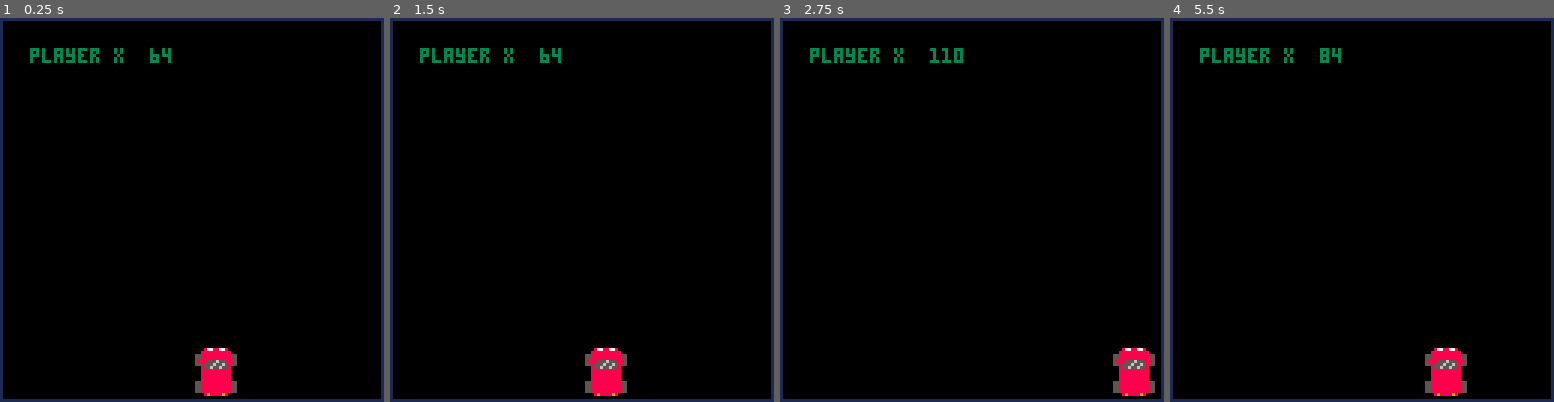
Above: before the commit, frames 1-4 (left to right).
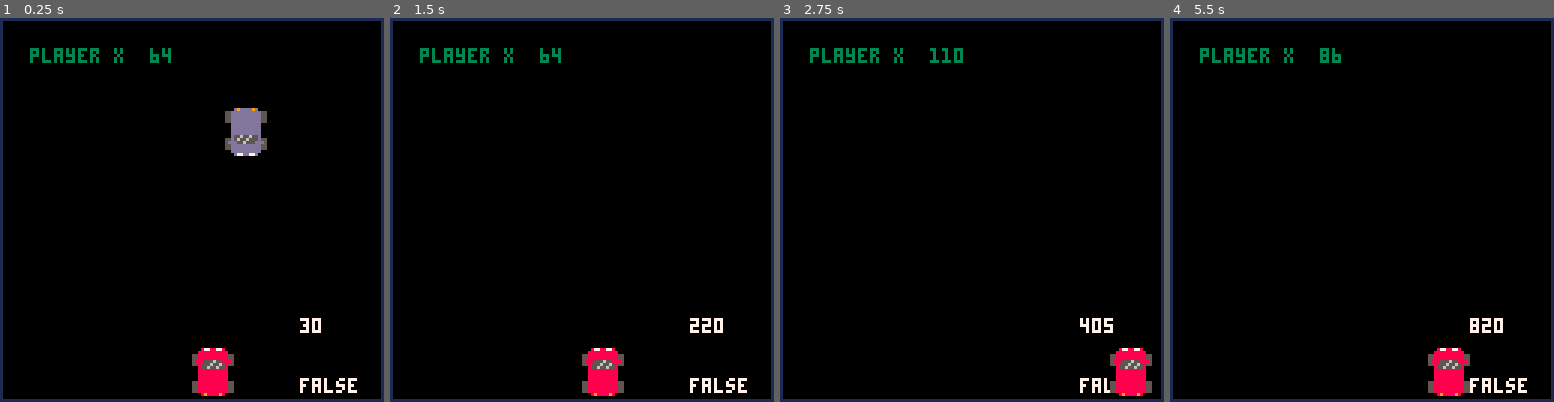
Above: after the commit, the same moments.

Repository: rogmed/pico1
Game: PICO-8 cartridge juego1.p8
Two runs of this game, one before a commit and one after it. Both use one fixed random seed, a clock stepped at 60 frames per second and the inputs below.
Inputs:
- Up to frame 1 (0.25 s): no input
- Up to frame 2 (1.5 s): no input
- Up to frame 3 (2.75 s): hold Right 1.6-2.1 s; hold Right from 2.47 s (still down)
- Up to frame 4 (5.5 s): release Right at 3.03 s; hold Left 3.08-3.58 s; hold Right 4.02-4.68 s; hold Left from 5.08 s (still down)

The runs differ from the first frame. In frame 1, 2.0% of the frame differs, in the area x 50-93%, y 23-99%; in frame 2, 0.9%; in frame 3, 0.8%; in frame 4, 1.0%.

Commit message:
Player is an object
Transformed player into its own object with attributes:
- sprite: containing x and y position of upper left corner, width and height of sprite to be used in the sspr() line.
- xpos
- ypos

Variables have been renamed to be more consistent and similar to enemy object (player.xpos, player.ypos)

One sspr() line has replaced the previous four spr lines.

Car now moves to the right border up to 1 pixel distance, same as the left border.

Collision object has been modified so it doesn't return TRUE wrongly once the enemy has left the screen.

Diff:
--- a/juego1.p8
+++ b/juego1.p8
@@ -2,32 +2,93 @@
 version 29
 __lua__
 function _init()
--- posicion inicial de jugador
-player_x=64
-player_y=110 -- este valor va a ser fijo y no se verれく afectado por movimiento
+ --empty
 end
 
 function _update()
--- movimiento de jugador en eje x
-
-    if btn(➡️) and player_x<110 then
-        player_x+=2
-    end
-    if btn(⬅️) and player_x>3 then
-        player_x-=2
-    end
+ player:update()
+ enemy:update()
 end
 
 function _draw()
-cls()
-print("player x",10,10,3) --debug player x
-print(player_x,50,10,3)
-rect(0,0,127,127,1)
-spr(1,player_x,player_y)
-spr(2,player_x+8,player_y)
-spr(17,player_x,player_y+8)
-spr(18,player_x+8,player_y+8)
+ cls()
+
+ -- debugger player.xpos
+ print("player x",10,10,3)
+ print(player.xpos,50,10,3)
+
+ -- debugger colision detect
+ print(enemy.ypos,100,100,7)
+ print(_colision(),100,120,7)
+
+ player:draw()
+ enemy:draw()
 end
+
+-->8
+-- game object
+
+enemy = {
+ sprite = {46,62} ,
+	xpos = flr(rnd(100) +1),
+	ypos= -10,
+
+ update = function(self)
+ self.ypos += 5
+ end,
+
+ draw = function(self)
+		spr(self.sprite[1],self.xpos,self.ypos)
+		spr(self.sprite[1] +1 ,self.xpos +8 ,self.ypos)
+		spr(self.sprite[2],self.xpos,self.ypos + 8)
+		spr(self.sprite[2] +1 ,self.xpos + 8 ,self.ypos+8)
+
+ end
+}
+-->8
+-- check colision
+
+function _colision()
+
+	if enemy.ypos > 102
+	 and enemy.ypos < 134
+		and (enemy.xpos-8)<=player.xpos
+	 and player.xpos<=(enemy.xpos+8)
+	  then
+     return true
+ else
+     return false
+	end
+end
+-->8
+-- player car object
+
+player = {
+ sprite = {9,0,14,16}, -- sprite corner x, corner y, width, height
+ xpos = 64,  --initial xpos
+ ypos = 110, --static ypos
+ --colision = false, --currently unused
+
+ update = function(self)
+ -- player movement on x axis
+
+    if btn(➡️) and self.xpos<112 then
+        self.xpos+=2
+    end
+    if btn(⬅️) and self.xpos>3 then
+        self.xpos-=2
+    end
+ end,
+
+ draw = function(self)
+  rect(0,0,127,127,1)
+  sspr(self.sprite[1],
+       self.sprite[2],
+       self.sprite[3],
+       self.sprite[4],
+       self.xpos,self.ypos)
+ end
+}
 
 
 
@@ -46,3 +107,22 @@
 
 
 
+…(16 lines of a section not shown)…
+__gff__
+0000000000000000000000000000000000000000000000000000000000000000000000000000000000000000000002020000000000000000000000000000020200000000000000000000000000000000000000000000000000000000000000000000000000000000000000000000000000000000000000000000000000000000
+0000000000000000000000000000000000000000000000000000000000000000000000000000000000000000000000000000000000000000000000000000000000000000000000000000000000000000000000000000000000000000000000000000000000000000000000000000000000000000000000000000000000000000
Not shown, changed: 32 lines of the sprite sheet (__gfx__) section of juego1.p8
